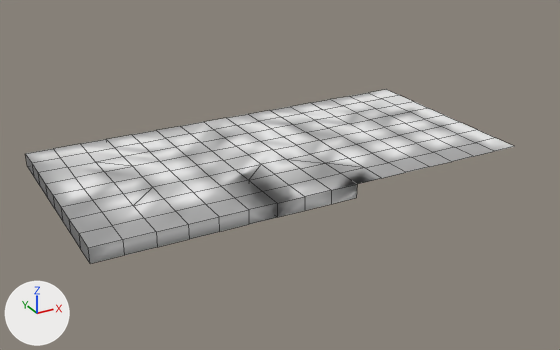
What one commit did to the Blender file Content/Placeable/RoadModule/D1/D1.blend.
The view is the same before and after, from a 50 mm lens placed at (-4.5, -23.26, 10.57), pointed at (8.19, -0.19, -0.97). The axes (+X, +Y, +Z) are drawn at lower left. The lights are the same throughout. Mesh edges are drawn as thin lines.

In view in the first picture: 'Road'.
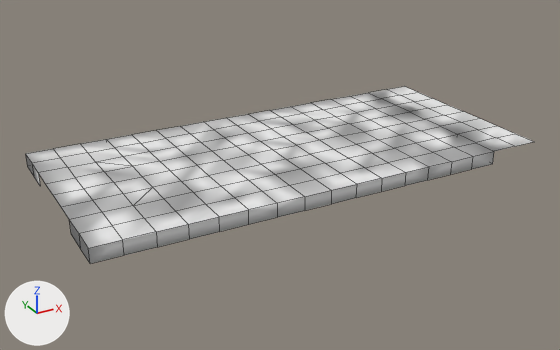
The change, as a list of edits to the scene's bpy script:
```text
Change me_transform5:
    used by ob_road; location = (0.0, 0.0, 0.0); rotation_euler = (1.571, 0.0, 0.0), in degrees (90, 0, 0); scale = (0.01, 0.01, 0.01)
    verts and faces of me_transform5; kept vertices keep their numbers, new ones are numbered from 187
    before: 5 (0.0, 0.0, 0.0) at pixel (52, 194), 9 (0.0, -50.0, -200.0) at pixel (40, 186), 10 (0.0, -50.0, 0.0) at pixel (54, 208), 11 (0.0, -50.0, 200.0) at pixel (71, 234), 51 (0.0, 0.0, -100.0) at pixel (45, 183)
    before: 52 (0.0, 0.0, 100.0) at pixel (60, 206), 79 (0.0, 0.0, -200.0) at pixel (38, 172), 90 (0.0, 0.0, 200.0) at pixel (69, 219), 176 (0.0, -50.0, -100.0) at pixel (47, 197), 177 (0.0, -50.0, 100.0) at pixel (62, 221)
    remove me_transform5.from_pydata(...)  # 187 vertices, 162 faces; spans x 0.0..1600.0, y -50.0..0.0, z -400.0..400.0
    add me_transform5.from_pydata(...)  # 204 vertices, 178 faces; spans x 0.0..1700.0, y -50.0..0.0, z -400.0..400.0
    me_transform5 part 1
    8 vertices are removed from x 100.0..900.0, y -50.0..0.0, z -400.0..300.0
    18 faces are deleted
    19 new vertices lie (0.0, -50.0, 0.0) away from vertices in x 900.0..1500.0, y 0.0, z -400.0..400.0
    9 new vertices lie (100.0, 0.0, 0.0) away from vertices in x 1600.0, y 0.0, z -400.0..400.0
    38 new faces join them
    me_transform5 part 2
    add delete_vertices([10, 176, 177])  # with the faces that use them
```

Location of each change, (x1, y1, x2, y2) in pixels of the pictures (560 x 350 px):
'Road', reshaped
    before: (26, 89, 515, 264)
    after: (26, 86, 534, 264)
part 1 of me_transform5, built on
    before: (236, 154, 364, 180)
    after: (236, 86, 534, 198)
part 2 of me_transform5, deleted
    before: (38, 173, 71, 233)
